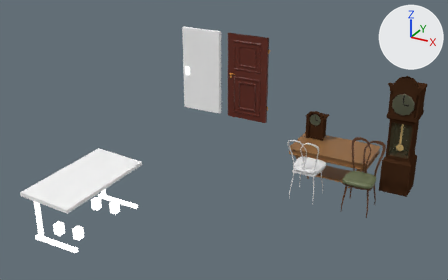
One commit to the Blender file Assets/Art/Blender files/Assets1.blend: the scene before it, then after it.
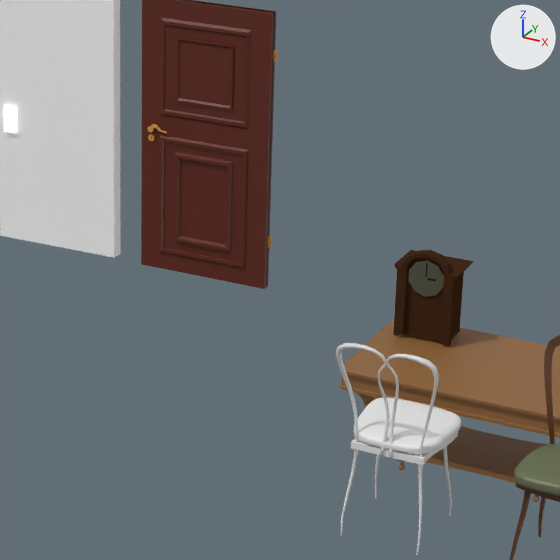
There are two pictures of each version: one whole from a 50 mm lens placed at (4.4, -8.98, 4.56), pointed at (-0.79, 0.45, -0.16), one close up on the part from 41% to 80% of the width and 12% to 74% of the height. The lights are fixed; the arrows at upper right show +X, +Y and +Z.

In view in the first close-up: 'BezierCurve.001', 'Cube.002', 'Cube.005', 'Door_1', 'chair', 'couch table', 'door', 'table clock'.
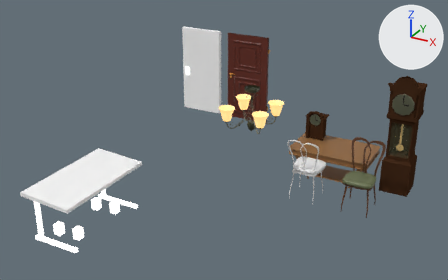
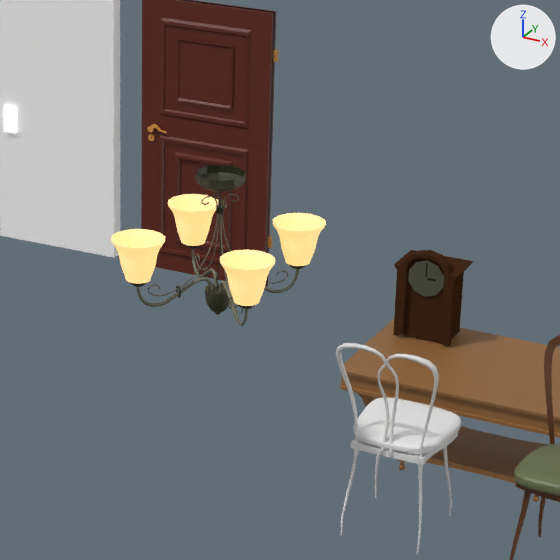
ob_light_mirror_empty is not drawn itself; it is used by a modifier of ob_cylinder_004, ob_beziercurve_003.

Location of each change, [x1, y1, x2, y2] in pixels of the close-ups (560 x 560 px):
'Cylinder.004', added (yellow)
    after: [111, 194, 326, 309]
    faces in mat_overhead_lamps (beige #b5ac8f): [111, 194, 326, 306]
    faces in mat_overhead_lamps_metal_black (dark yellow #32341c): [129, 245, 306, 309]
'Cylinder.003', added
    after: [195, 165, 246, 315]
'BezierCurve.003', added
    after: [136, 191, 299, 326]
'Cylinder.007', added
    after: [216, 206, 224, 214]

Edits to the bpy script that builds the scene:
```text
Add cu_beziercurve_003:
    cu_beziercurve_003 = bpy.data.curves.new('BezierCurve.003', 'CURVE')
    cu_beziercurve_003.dimensions = '3D'
    _sp = cu_beziercurve_003.splines.new('BEZIER'); _sp.bezier_points.add(2)
    _sp.bezier_points.foreach_set('co', [0.286, -0.318, 0.083, 0.198, -0.229, -0.0438, -0.00488, -0.0271, 0.0])
    _sp.bezier_points.foreach_set('handle_left', [0.296, -0.327, 0.186, 0.281, -0.312, -0.0567, 0.0013, -0.0333, 0.194])
    _sp.bezier_points.foreach_set('handle_right', [0.284, -0.315, 0.0574, 0.136, -0.168, -0.0341, -0.0131, -0.0189, -0.259])
    for _p, _l, _r in zip(_sp.bezier_points, ['ALIGNED', 'ALIGNED', 'ALIGNED'], ['ALIGNED', 'ALIGNED', 'ALIGNED']): _p.handle_left_type = _l; _p.handle_right_type = _r
    _sp.bezier_points.foreach_set('radius', [0.102, 0.143, 0.159])
    _sp.order_u = 0
    _sp.order_v = 0
    _sp.resolution_u = 9
    _sp = cu_beziercurve_003.splines.new('BEZIER'); _sp.bezier_points.add(6)
    _sp.bezier_points.foreach_set('co', [0.0135, -0.0447, 0.504, 0.0384, -0.0697, 0.503, -0.0172, -0.014, 0.501, 0.0241, -0.0553, 0.186, 0.0989, -0.13, 0.0611, 0.231, -0.263, 0.0204, 0.2, -0.232, 0.0452])
    _sp.bezier_points.foreach_set('handle_left', [0.00941, -0.0406, 0.514, 0.0253, -0.0566, 0.488, -0.00239, -0.0288, 0.569, -0.0221, -0.00905, 0.293, 0.0691, -0.1, 0.0923, 0.194, -0.225, -0.0173, 0.199, -0.231, 0.095])
    _sp.bezier_points.foreach_set('handle_right', [0.0176, -0.0488, 0.494, 0.0516, -0.0829, 0.518, -0.0279, -0.00322, 0.452, 0.0534, -0.0848, 0.118, 0.129, -0.16, 0.0298, 0.276, -0.308, 0.0656, 0.202, -0.233, -0.0183])
    for _p, _l, _r in zip(_sp.bezier_points, ['ALIGNED', 'ALIGNED', 'ALIGNED', 'ALIGNED', 'ALIGNED', 'ALIGNED', 'ALIGNED'], ['ALIGNED', 'ALIGNED', 'ALIGNED', 'ALIGNED', 'ALIGNED', 'ALIGNED', 'ALIGNED']): _p.handle_left_type = _l; _p.handle_right_type = _r
    _sp.bezier_points.foreach_set('radius', [0.0514, 0.0514, 0.0514, 0.0514, 0.0514, 0.0514, 0.0514])
    _sp.order_u = 0
    _sp.order_v = 0
    _sp.resolution_u = 9
    cu_beziercurve_003.materials.append(mat_overhead_lamps_metal)  # grey #6e705f
    cu_beziercurve_003.use_path = True
    cu_beziercurve_003.bevel_mode = 'PROFILE'
    cu_beziercurve_003.bevel_profile.use_clip = True
    cu_beziercurve_003.bevel_resolution = 1
    cu_beziercurve_003.bevel_depth = 0.071
    cu_beziercurve_003.resolution_u = 9
    cu_beziercurve_003.fill_mode = 'FULL'
Add ob_cylinder_007:
    ob_cylinder_007 = bpy.data.objects.new('Cylinder.007', me_cylinder_006)  # 336 vertices, 350 faces; spans x -0.0225..0.0225, y -0.0219..0.0219, z -0.0274..0.0061; in mat_overhead_lamps_metal_black (dark yellow #32341c)
    ob_cylinder_007.parent = ob_cylinder_003
    ob_cylinder_007.location = (0.0, 0.0, 0.954)
Add ob_cylinder_003:
    ob_cylinder_003 = bpy.data.objects.new('Cylinder.003', me_cylinder)  # 348 vertices, 315 faces; spans x -0.131..0.131, y -0.131..0.131, z -0.796..0.004; in mat_overhead_lamps_metal_black (dark yellow #32341c)
    ob_cylinder_003.location = (0.0, 0.0, 1.144)
Add ob_beziercurve_003:
    ob_beziercurve_003 = bpy.data.objects.new('BezierCurve.003', cu_beziercurve_003)  # modifiers MIRROR
    ob_beziercurve_003.parent = ob_cylinder_003
    ob_beziercurve_003.location = (0.0316, 0.0, 0.488)
Add ob_light_mirror_empty:
    ob_light_mirror_empty = bpy.data.objects.new('light mirror empty', None)
    ob_light_mirror_empty.parent = ob_cylinder_003
    ob_light_mirror_empty.location = (0.0, 0.0, 1.089)
Add ob_cylinder_004:
    ob_cylinder_004 = bpy.data.objects.new('Cylinder.004', me_cylinder_001)  # 378 vertices, 354 faces; spans x -0.181..0.14, y -0.689..0.144, z -0.276..0.082; in mat_overhead_lamps (beige #b5ac8f), mat_overhead_lamps_metal_black (dark yellow #32341c); modifiers MIRROR
    ob_cylinder_004.parent = ob_cylinder_003
    ob_cylinder_004.location = (0.315, 0.315, 0.749)
```
